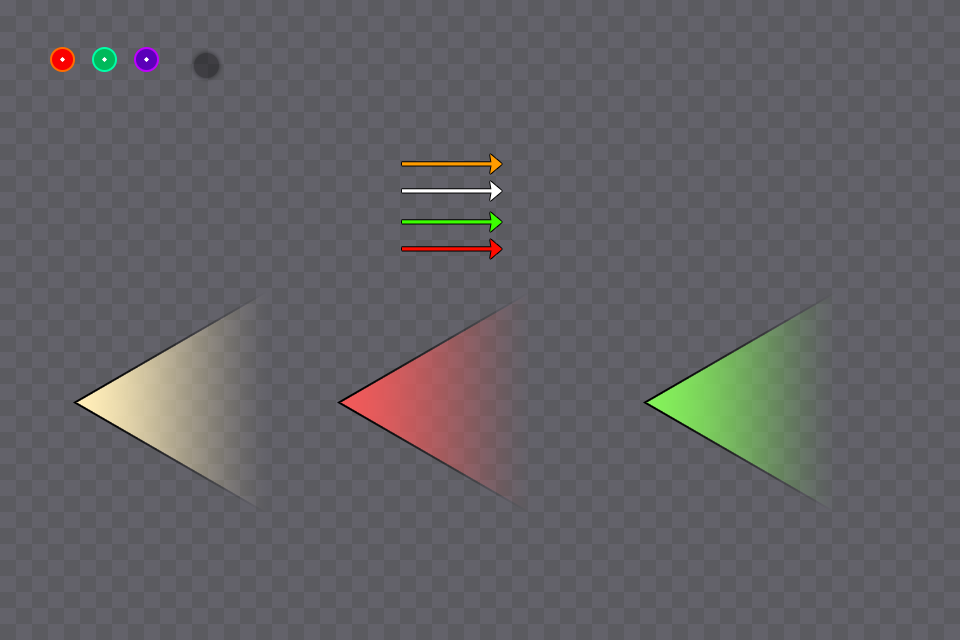
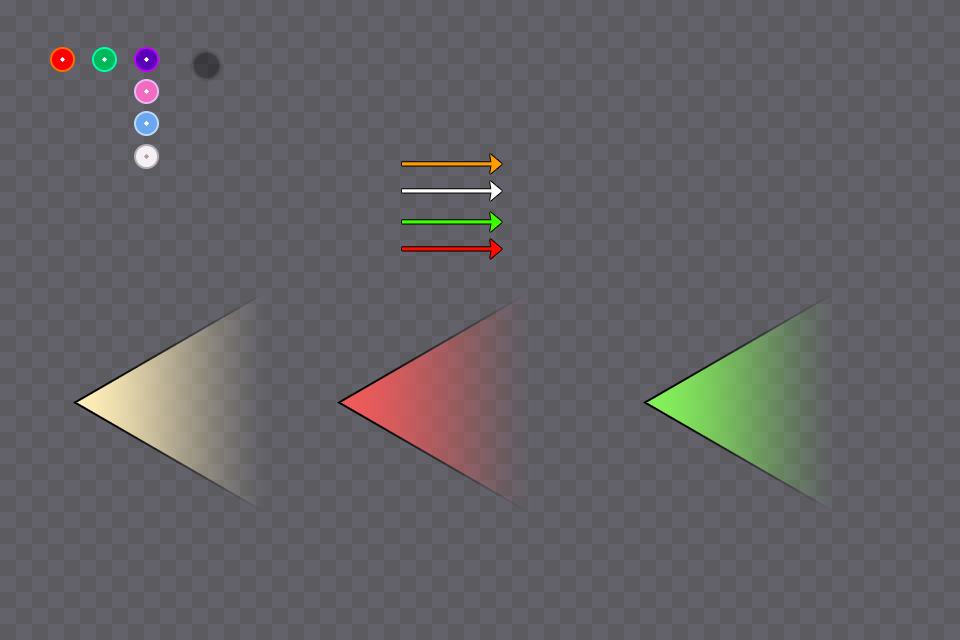
Layer changes from the first 960×640 image to the second:
added group "dot_white" with 1 layers in group "dots" over <box>134,144,159,169</box>
added layer "Ellipse 1" (1st of 6, in "dots" › "dot_white") in group "dot_white" over <box>134,144,159,169</box>
added group "dot_blue" with 1 layers in group "dots" over <box>134,111,159,136</box>
added layer "Ellipse 1" (2nd of 6, in "dots" › "dot_blue") in group "dot_blue" over <box>134,111,159,136</box>
added group "dot_pink" with 1 layers in group "dots" over <box>134,79,159,104</box>
added layer "Ellipse 1" (3rd of 6, in "dots" › "dot_pink") in group "dot_pink" over <box>134,79,159,104</box>
